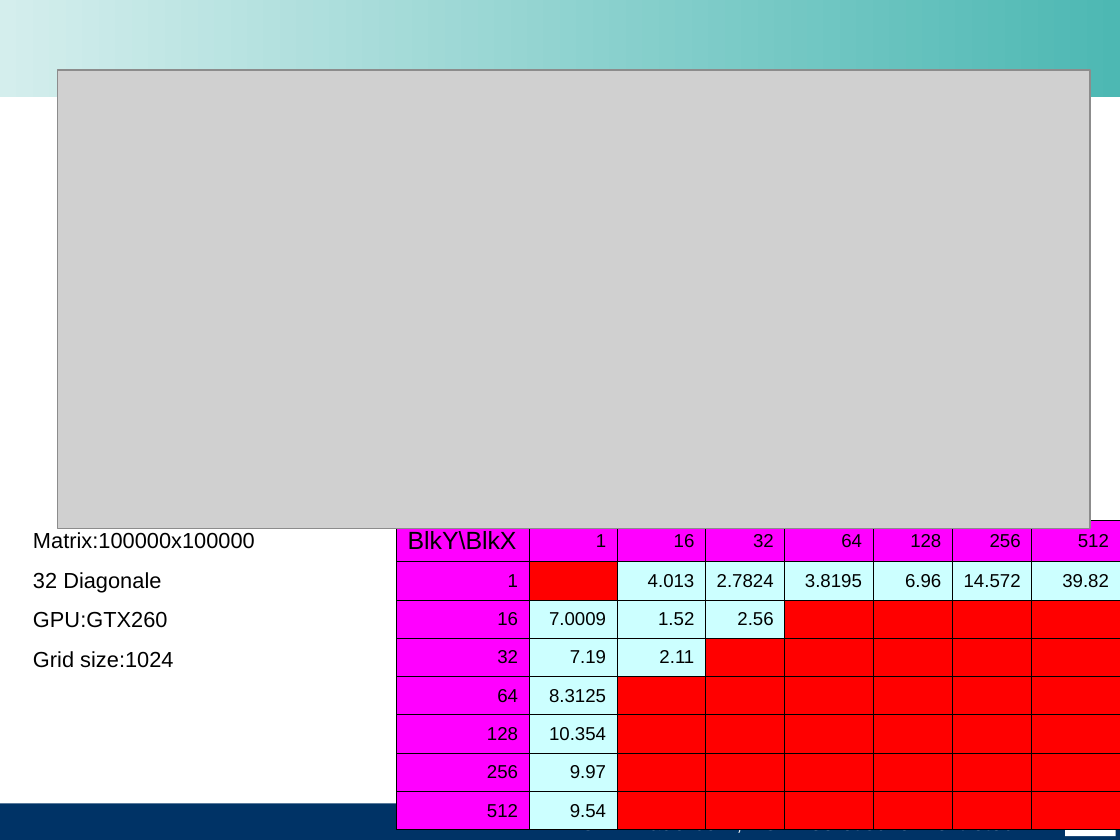
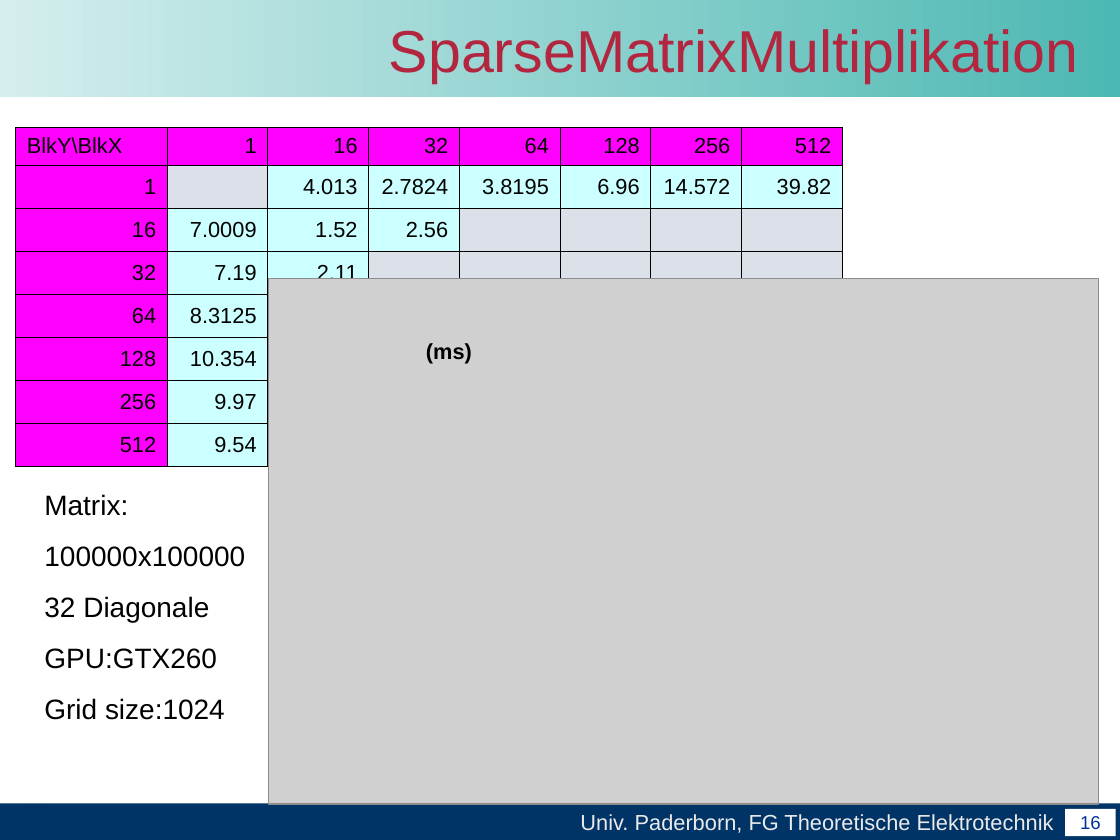
Before and after one commit to unconditional/projektarbeitcuda, a slide deck: slide 16 of Vortrag/Abschlussvortrag der Projektarbeit CUDA(xby).ppt. Drawn at 1120x840 pixels with LibreOffice and Linux fonts; fonts in the diff are those of the drawing; grey boxes stand for pictures; background and template pictures are left out. Boxes give left, top, right and bottom in pixels: in the first picture for what was removed or moved away, otherwise in the second. Text is boxed around its words. In the diff, an @@ line names an element or a change of style, - is before the commit and + after.

```diff
--- a/Vortrag/Abschlussvortrag der Projektarbeit CUDA(xby).ppt
+++ b/Vortrag/Abschlussvortrag der Projektarbeit CUDA(xby).ppt
@@ title added at (389,25,1079,83), 38 pt, text #B32640 @@
+SparseMatrixMultiplikation
@@ table at (16,128,842,457) @@
@@ fill #FF0000 to #DCE0E8 in 34 cells @@
@@ size 16 to 14 pt in "BlkY\BlkX" @@
@@ size 12 to 14 pt @@
@@ less space between paragraphs @@
@@ more space between paragraphs @@
@@ table: place and size @@
-table at (396,520,1120,822)
+table at (16,128,842,457)
@@ picture: place and size @@
-picture at (57,71,1090,529)
+picture at (269,279,1099,804)
@@ text added at (426,343,472,363), 14 pt, text #000000, bold @@
+(ms)
@@ text "Matrix:": place and size @@
-text "Matrix:" at (33,532,255,668)
+text "Matrix:" at (44,494,245,720)
@@ text at (44,494,245,567): text changed; size 14 to 18 pt @@
-Matrix:100000x100000
+Matrix:
+100000x100000
@@ text at (44,596,225,720): size 14 to 18 pt in "32 Diagonale", "GPU:GTX260", "Grid size:1024"; more space between paragraphs @@
@@ page number: place and size @@
-page number at (1080,829,1101,834)
+page number at (1065,809,1116,836)
```
Also in this commit, not shown: 4 other slides changed, 1 other file.
